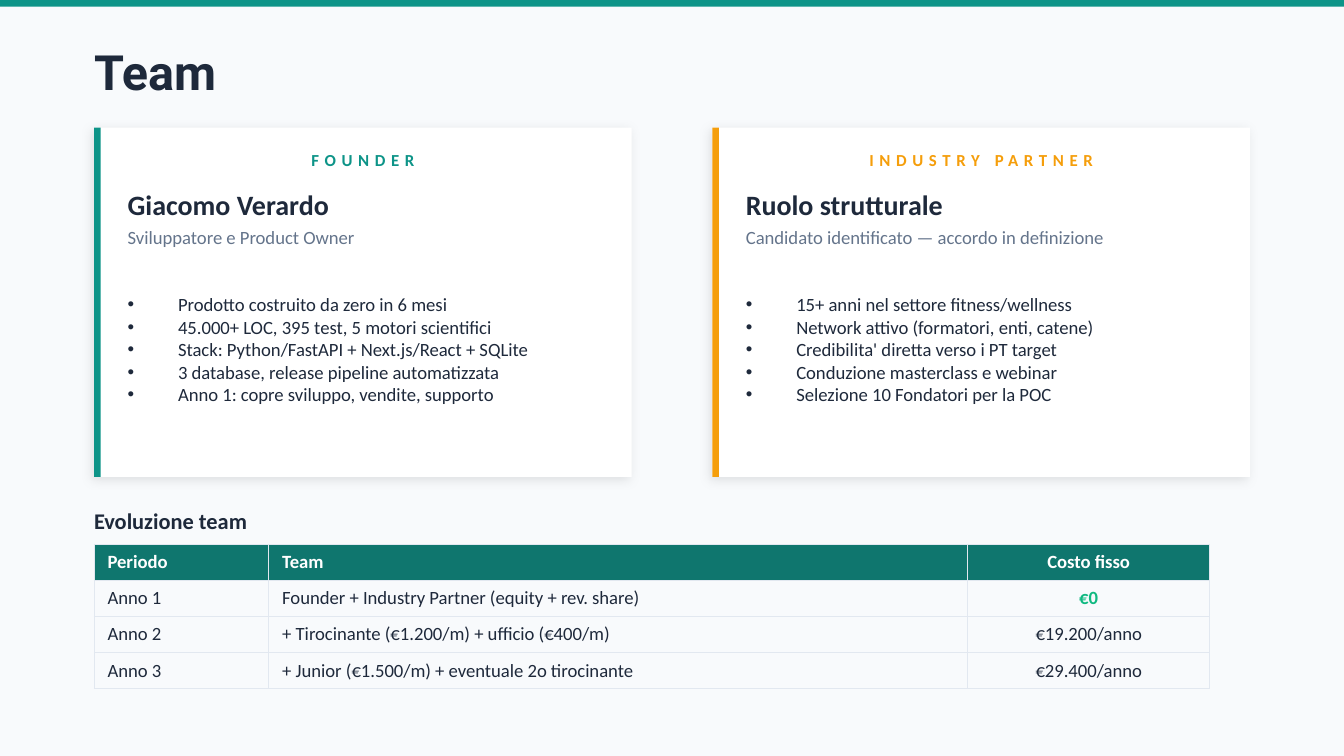
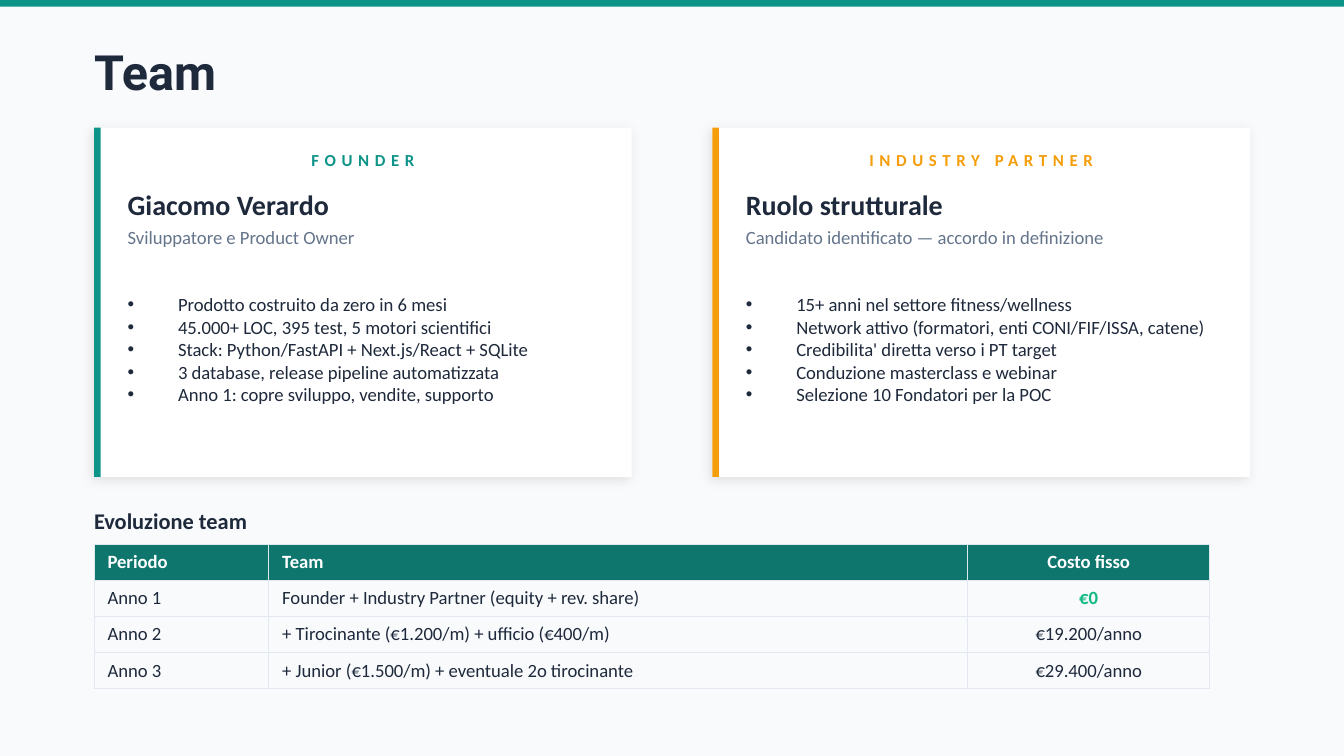
Before and after one commit to gverardo87-lab/FitManager_Studio-, a slide deck: slide 17 of docs/FitManager_PitchDeck.pptx. Drawn at 1344x756 pixels with LibreOffice and Linux fonts; fonts in the diff are those of the drawing. Boxes give left, top, right and bottom in pixels: in the first picture for what was removed or moved away, otherwise in the second. Text is boxed around its words. In the diff, an @@ line names an element or a change of style, - is before the commit and + after.

```diff
--- a/docs/FitManager_PitchDeck.pptx
+++ b/docs/FitManager_PitchDeck.pptx
@@ text at (796, 320, 1204, 337): text changed @@
-• Network attivo (formatori, enti, catene)
+• Network attivo (formatori, enti CONI/FIF/ISSA, catene)
```
Also in this commit, not shown: 8 other slides changed, 1 other file.
